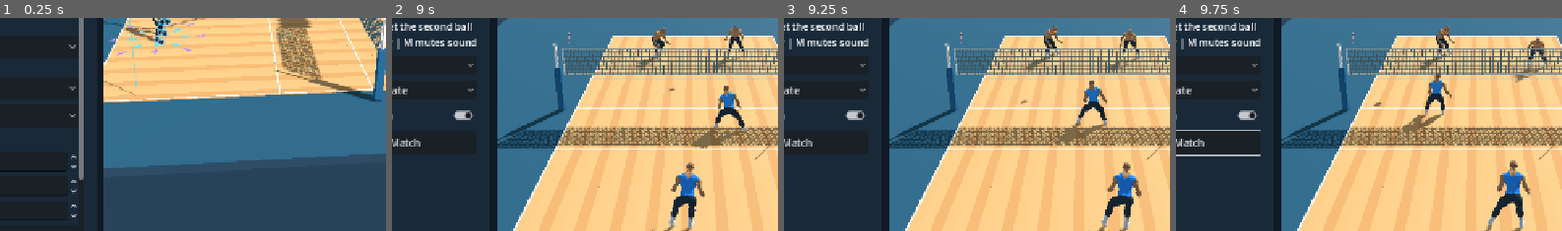
Above: before the commit, frames 1-4 (left to right).
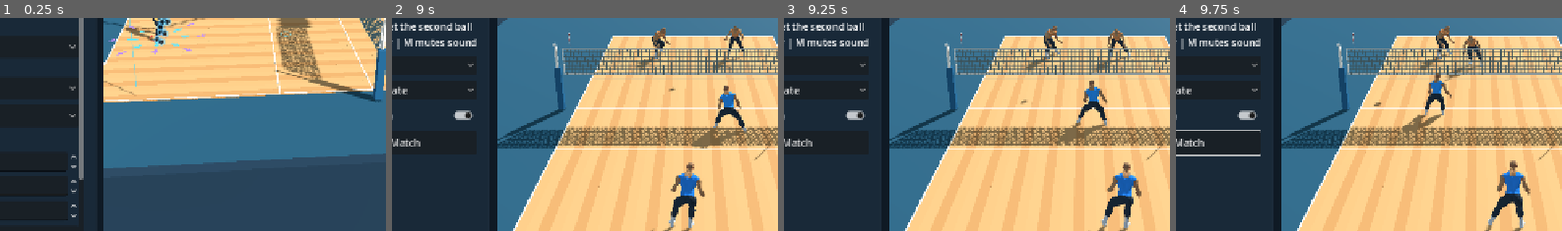
Above: after the commit, the same moments.

Repository: foreandr/volleyball
Game: Godot game, scene res://scenes/animation_editor.tscn
Two runs of this game, one before a commit and one after it. Both use one fixed random seed, a clock stepped at 60 frames per second and the inputs below. This scene is started directly instead of the project's main scene.
Inputs (mouse positions are % of the whole screen's width and height, from its top left):
- Up to frame 1 (0.25 s): no input
- Up to frame 2 (9 s): click "Back" at 0.5 s; click "Back" at 1.25 s; click "Demo Match | 2v2" at 2 s; click "Ball sounds (M)" at 2.75 s; click "Underhand" at 3.5 s; click "Blocker | Teammate" at 4.25 s; click "Watch CPU Match" at 5 s; click "Reset Match" at 5.75 s; tap Enter at 6.5 s; move the mouse to (72, 45) at 6.52 s; hold Right 6.53-7.25 s; tap Q at 6.6, 8.3 s; click (72, 45) at 6.67 s; tap Space at 6.77 s; drag from (30, 55) to (45, 71) at 7.27 s; move the mouse to (60, 27) at 8.02 s; hold Right 8.03-8.75 s; tap Z at 8.1 s; drag from (45, 71) to (19, 34) at 8.77 s
- Up to frame 3 (9.25 s): no input
- Up to frame 4 (9.75 s): move the mouse to (81, 66) at 9.52 s; hold Left from 9.53 s (still down); tap K at 9.6 s
The pictures show only the part of the screen within x 14-64%, y 43-93%; the shares and areas given below are measured in that part.

Frames 1-2 are identical in both runs. In frame 3, 0.8% of the frame differs, in the area x 80-93%, y 5-26%; in frame 4, 1.0%, in the area x 69-96%, y 8-31%.

Commit message:
Improve match sound, ball-facing sprint, and defensive saves

Diff:
--- a/scripts/bump_setting.gd
+++ b/scripts/bump_setting.gd
@@ -186,7 +186,8 @@
 	var center := ready_contact()
 	var target := Geometry3D.get_closest_point_to_segment(center,start,finish)
 	var offset := facing.inverse()*(to_global(target)-origin)
-	offset = offset.clamp(Vector3(-0.26,-0.19,0.18),Vector3(0.26,0.23,0.50))
+	var overhead := offset.y > 0.18
+	offset = offset.clamp(Vector3(-0.26,-0.19,0.05 if overhead else 0.18),Vector3(0.26,0.43,0.50))
 	if not tracked_hand_dig.is_finite(): tracked_hand_dig = Vector3(0.0,0.0,0.30)
 	tracked_hand_dig = tracked_hand_dig.lerp(offset,1.0-exp(-delta*34.0))
 	return to_local(origin+facing*tracked_hand_dig)
@@ -327,15 +328,15 @@
 		rig.set_bone_pose_position(bone,pose[bone].origin)
 		rig.set_bone_pose_rotation(bone,pose[bone].basis.orthonormalized().get_rotation_quaternion().normalized())
 
-func dig_contact_segment(first: Vector3, last: Vector3) -> PackedVector3Array:
+func dig_contact_segment(first: Vector3, last: Vector3, pancake := false) -> PackedVector3Array:
 	var rig: Skeleton3D = setter.skeleton
 	var closest := PackedVector3Array([first,Vector3.INF])
 	var gap := INF
-	for side in ["l","r"]:
+	for side in (["r"] if pancake else ["l","r"]):
 		var elbow := to_local(rig.to_global(rig.get_bone_global_pose(rig.find_bone("lowerarm_"+side)).origin))
 		var wrist := to_local(rig.to_global(rig.get_bone_global_pose(rig.find_bone("hand_"+side)).origin))
 		var fingers := to_local(rig.to_global(rig.get_bone_global_pose(rig.find_bone("middle_03_"+side)).origin))
-		var bones := [wrist,fingers] if hand_setting else [elbow,wrist,fingers]
+		var bones := [wrist,fingers] if hand_setting or pancake else [elbow,wrist,fingers]
 		for index in bones.size()-1:
 			var pair := Geometry3D.get_closest_points_between_segments(first,last,bones[index],bones[index+1])
 			var distance := pair[0].distance_squared_to(pair[1])
@@ -351,7 +352,7 @@
 	var attempted := is_finite(pressed_at)
 	var face_dig := hand_setting and defensive_hand_dig
 	if attempted and grade == Timing.Grade.WAITING:
-		var start_dig := not hand_setting and is_finite(dig_cue) and time >= dig_cue-0.17
+		var start_dig := is_finite(dig_cue) and time >= dig_cue-0.17
 		if not is_finite(pose_started_at) and (start_dig or progress >= 1.0-PLATFORM_PREP_TIME/APPROACH_TIME):
 			pose_started_at = maxf(pressed_at,time-delta)
 		if allow_auto_dive and not hand_setting and not setter_jumping and reach.is_empty(): low_save.plan(setter,path,time,end,clip)
@@ -397,10 +398,10 @@
 			var timing := (cue_arrival if is_finite(cue_arrival) and not low_save.active else time)-pressed_at
 			var green := timing >= green_start and timing <= green_end
 			if strict_dig:
-				var contact := dig_contact_segment(first,last)
+				var contact := dig_contact_segment(first,last,pancake)
 				point = contact[0]
 				center = contact[1]
-				cutoff = Net.RADIUS+(0.04 if hand_setting else 0.05)
+				cutoff = Net.RADIUS+(0.04 if hand_setting or pancake else 0.05)
 			var gap_after_adjustment := point.distance_to(center)
 			var receive_allowance := (0.0 if face_dig else green_hand_allowance) if hand_setting else green_forearm_allowance
 			var near_receive := green and not low_save.active and receive_allowance > 0.0 and gap_after_adjustment <= radius+receive_allowance
@@ -419,7 +420,9 @@
 				var facing := setter.global_basis.orthonormalized()
 				var offset := facing.inverse()*global_basis*(point-hand_dig_face())
 				var approach_velocity := facing.inverse()*global_basis*incoming
-				face_aligned = absf(offset.x) <= 0.29 and absf(offset.y) <= 0.28 and offset.z >= 0.05 and offset.z <= 0.68 and approach_velocity.z < -0.2
+				var directly_overhead := is_finite(dig_cue) and offset.y >= 0.12 and offset.y <= 0.48 and offset.z >= -0.16 and approach_velocity.y < -0.2
+				var in_front := absf(offset.y) <= 0.28 and offset.z >= 0.05 and approach_velocity.z < -0.2
+				face_aligned = absf(offset.x) <= 0.29 and offset.z <= 0.68 and (directly_overhead or in_front)
 			contact_check = {
 				"time":time,"surface":"hands" if hand_setting else ("palm" if pancake else "forearms"),"surface_center":center,
 				"ball_point":point,"gap_before_adjustment":gap,"gap":gap_after_adjustment,
--- a/scripts/preview_player_control.gd
+++ b/scripts/preview_player_control.gd
@@ -512,8 +512,11 @@
 		var facing := actor.basis.z.normalized()
 		step_direction = Vector2(travel.dot(facing.cross(Vector3.UP)),travel.dot(facing))
 	var quick_pace := sprint_requested and direction.length()>0.1 and stamina.can_sprint()
-	sprinting = quick_pace and ((not setting and step_direction.y>0.3) or (run_after_pass and direction.y>0.3))
-	var step_rate := QUICK_STEP_RATE if quick_pace else 1.0
+	var toward_ball := (setting_target-actor.global_position).slide(Vector3.UP).normalized() if setting else Vector3.ZERO
+	var ball_sprint := run_after_pass and setting and travel.normalized().dot(toward_ball) > 0.76 and step_direction.normalized().y > 0.76
+	sprinting = quick_pace and ((not setting and step_direction.y>0.3) or ball_sprint)
+	var quick_step := quick_pace if not run_after_pass else sprinting
+	var step_rate := QUICK_STEP_RATE if quick_step else 1.0
 	if setting:
 		setter_step_rate = move_toward(setter_step_rate,QUICK_STEP_RATE*step_rate,delta*7.0)
 		step_rate = setter_step_rate
@@ -545,7 +548,7 @@
 			session.pass_start = Vector2(actor.position.x,actor.position.z)
 	var now_moving := actor.position.distance_to(before)>0.00001
 	sprinting = sprinting and now_moving
-	if quick_pace and now_moving:
+	if quick_step and now_moving:
 		stamina.spend(Stamina.SPRINT_DRAIN*delta)
 	else:
 		stamina.recover(delta)
--- a/scripts/story_animations.gd
+++ b/scripts/story_animations.gd
@@ -309,8 +309,21 @@
 	match_sound.text = "Ball sounds (M)"
 	match_sound.focus_mode = Control.FOCUS_NONE
 	match_sound.button_pressed = not StorySession.attack_ball_audio_muted
-	match_sound.toggled.connect(func(enabled: bool): StorySession.attack_ball_audio_muted = not enabled)
+	match_sound.toggled.connect(demo_match.set_ball_sound)
 	tuning.add_child(match_sound)
+
+	var outputs := AudioServer.get_output_device_list()
+	if outputs.size() > 1:
+		tuning.add_child(label("Audio output",16))
+		var device := OptionButton.new()
+		device.focus_mode = Control.FOCUS_NONE
+		device.fit_to_longest_item = false
+		for output in outputs: device.add_item(output)
+		device.select(maxi(0,outputs.find(AudioServer.output_device)))
+		device.item_selected.connect(func(index: int):
+			AudioServer.output_device = outputs[index]
+			if match_sound.button_pressed: demo_match.play_touch(true))
+		tuning.add_child(device)
 
 func stop_demo_match() -> void:
 	if not is_instance_valid(demo_match): return
--- a/scripts/volleyball_match.gd
+++ b/scripts/volleyball_match.gd
@@ -55,6 +55,8 @@
 var last_input_technique := -1
 var serve: Node3D
 var touch_audio: AudioStreamPlayer
+var spike_audio: AudioStreamPlayer
+var net_audio: AudioStreamPlayer
 var floor_audio: AudioStreamPlayer
 var serve_style := 0
 var score := [0,0]
@@ -199,12 +201,11 @@
 	trajectory_style.shading_mode = BaseMaterial3D.SHADING_MODE_UNSHADED
 	trajectory_style.albedo_color = Color("62d9f0")
 	add_child(trajectory_node)
-	touch_audio = Net.contact_sound()
-	add_child(touch_audio)
-	floor_audio = AudioStreamPlayer.new()
-	floor_audio.stream = preload("res://assets/audio/ball_floor.wav")
-	floor_audio.volume_db = -6.0
-	add_child(floor_audio)
+	touch_audio = make_ball_audio(CONTACT_SOUND,3.0)
+	spike_audio = make_ball_audio(SPIKE_SOUND,2.0)
+	floor_audio = make_ball_audio(preload("res://assets/audio/ball_floor.wav"),1.5)
+	net_audio = Net.contact_sound()
+	add_child(net_audio)
 	begin_point()
 
 func stop() -> void:
@@ -493,12 +494,25 @@
 	stroke = "Spike"
 	launch(point,motion,"spike",index,spin_rate)
 
+func make_ball_audio(stream: AudioStream, gain: float) -> AudioStreamPlayer:
+	var player := AudioStreamPlayer.new()
+	player.stream = stream
+	player.volume_db = gain
+	player.max_polyphony = 3
+	add_child(player)
+	return player
+
+func set_ball_sound(enabled: bool) -> void:
+	StorySession.attack_ball_audio_muted = not enabled
+	if enabled:
+		play_touch(true)
+	else:
+		for player in [touch_audio,spike_audio,floor_audio,net_audio]: player.stop()
+
 func play_touch(strong := false) -> void:
 	if StorySession.attack_ball_audio_muted: return
-	touch_audio.stream = SPIKE_SOUND if strong else CONTACT_SOUND
-	touch_audio.volume_db = -3.0 if strong else -6.0
-	touch_audio.pitch_scale = 1.0
-	touch_audio.play()
+	var player := spike_audio if strong else touch_audio
+	player.play()
 
 func set_pin_for(index: int) -> Vector3:
 	var frame := frames[team(index)]
@@ -514,18 +528,27 @@
 	var fallback := Vector3(clampf(hitter.position.x,-3.75,3.75),0.065,3.20)
 	called_pin = fallback
 	var preferred := -3.75 if (rallies+team(index))%2 == 0 else 3.75
+	var opposition := 1-team(index)
+	var blocker: int = defender_assignment[opposition]
 	var best_cost := INF
 	for x in SET_PINS:
 		var candidate := Vector3(x,0.065,3.20)
 		var staging := candidate-Vector3.BACK*2.02
 		var gap := (staging-hitter.position).slide(Vector3.UP).length()
 		if gap > reach: continue
-		var cost := 0.28*gap+0.24*absf(x-preferred)-0.32*absf(x)
+		var blocker_gap := 0.0
+		if blocker >= 0:
+			var blocker_x := frame.to_local(players[blocker].global_position).x
+			blocker_gap = absf(x-blocker_x)
+		var cost := 0.37*gap+0.075*absf(x-preferred)-0.25*absf(x)-0.56*minf(blocker_gap,5.0)
 		if cost < best_cost:
 			best_cost = cost
 			called_pin = candidate
 	called_pin_flight = flight_number
 	return called_pin
+
+func defensive_ball() -> bool:
+	return flight_kind in ["spike","dump","block"] or (flight_kind == "free" and last_was_block)
 
 func queue_receive(index: int, technique: int) -> void:
 	var bump := platforms[index]
@@ -537,8 +560,8 @@
 	bump.green_forearm_allowance = 0.48 if is_human(index) else 0.30
 	bump.green_start = 0.0 if is_human(index) else 0.01
 	bump.green_end = 0.78 if is_human(index) else 0.55
-	bump.defensive_hand_dig = flight_kind in ["spike","dump"] and technique == 1
-	bump.allow_auto_dive = flight_kind not in ["spike","dump"]
+	bump.defensive_hand_dig = defensive_ball() and technique == 1
+	bump.allow_auto_dive = technique == 0 and (not is_human(index) or not defensive_ball())
 	bump.queue_bump(elapsed)
 	show_key(index,["Q","E","F"][technique])
 
@@ -604,7 +627,14 @@
 	var rig: Skeleton3D = actor.skeleton
 	var pose: Array[Transform3D] = []
 	for bone in rig.get_bone_count(): pose.append(rig.get_bone_pose(bone))
-	recoveries[index] = {"started":match_clock,"pose":pose}
+	var recovery := {"started":match_clock,"pose":pose}
+	var bump := platforms[index]
+	if bump.low_save.active:
+		recovery["save"] = bump.low_save
+		recovery["save_time"] = elapsed
+		recovery["save_release"] = bump.touch_time if is_finite(bump.touch_time) else bump.low_save.contact_time+0.07
+		bump.low_save = Bump.LowSave.new()
+	recoveries[index] = recovery
 	actor.animator.speed_scale = 1.0
 	actor.play_action("idle",0.0)
 
@@ -612,6 +642,14 @@
 	for index in recoveries.keys():
 		var recovery: Dictionary = recoveries[index]
 		var age := match_clock-float(recovery.started)
+		if recovery.has("save"):
+			var time := float(recovery.save_time)+age
+			if not recovery.save.finished(time):
+				recovery.save.sample(players[index],time,recovery.save_release)
+				animated[index] = true
+				continue
+			recoveries.erase(index)
+			continue
 		if age >= RECOVERY_TIME:
 			recoveries.erase(index)
 			continue
@@ -674,7 +712,9 @@
 		yaw = clampf(atan2(receive_facing.x,receive_facing.z),-1.03,1.03)
 	actor.rotation.y = rotate_toward(actor.rotation.y,yaw,delta*8.0)
 	var direction := actor.basis.inverse()*offset.normalized()
-	var sprint := chase and speed > 4.0 and offset.length() > 0.85 and direction.z > 0.78
+	var ball_heading := (ball.global_position-actor.global_position).slide(Vector3.UP).normalized()
+	var chase_heading := (target-actor.global_position).slide(Vector3.UP).normalized()
+	var sprint := chase and speed > 4.0 and offset.length() > 0.85 and direction.z > 0.76 and ball_heading.dot(chase_heading) > 0.68
 	var pace := speed if sprint else minf(speed,4.35)
 	var before := actor.position
 	actor.position = Court.clamp_setter(before+offset.limit_length(delta*pace),3.43)
@@ -735,12 +775,13 @@
 			cpu_fake_dump = can_fake and second_ball_options%5 == 2
 
 func overhead_available(index: int, technique: int) -> bool:
-	var height := 2.35 if technique == 2 else 1.92
+	var high_dig := defensive_ball() and technique == 1
+	var height := 2.35 if technique == 2 else (1.83 if high_dig else 1.92)
 	var at := arrival(height)
 	var point := frames[team(index)].to_local(path_point(at))
 	var actor := players[index]
 	var offset := (point-actor.position).slide(Vector3.UP)
-	var range_ := (0.76 if technique == 2 else 0.92)+minf(0.88,maxf(0.0,at-elapsed-0.29)*2.4)
+	var range_ := (0.76 if technique == 2 else (0.58 if high_dig else 0.92))+minf(0.88,maxf(0.0,at-elapsed-0.24)*2.4)
 	return point.z <= Net.NET_Z+0.05 and point.y >= height-0.12 and at < flight_end()-0.03 and point.z >= actor.position.z-0.24 and offset.length() <= range_
 
 func dig_intercept(index: int) -> float:
@@ -778,7 +819,8 @@
 	if is_human(index) and technique < 0: return
 	if is_human(index) and not is_finite(bump.pressed_at) and elapsed-request_age < 0.44: queue_receive(0,technique)
 	var height: float = [1.10,1.92,2.35][technique]
-	var is_dig := flight_kind in ["spike","dump"]
+	var is_dig := defensive_ball()
+	if is_dig and technique == 1: height = 1.83
 	var forearm_dig := technique == 0 and is_dig
 	var cpu_dig := forearm_dig and not is_human(index)
 	if not is_finite(next_touch_cue):
@@ -806,13 +848,15 @@
 			elif is_finite(bump.pressed_at):
 				speed = minf(speed,2.0)
 			move_cpu(index,target,delta,speed,face,cpu_dig or flight_kind == "serve")
-		var prep := 0.34 if technique == 2 else (0.28 if cpu_dig else 0.24)
+		var prep := 0.39 if technique == 2 else (0.32 if cpu_dig else 0.24)
 		if elapsed >= cue-prep: queue_receive(index,technique)
 	if not is_finite(bump.pressed_at): return
-	if technique == 2 and not jump_set_started[index] and cue-elapsed <= 0.29:
+	var jump_lead := 0.29 if is_human(index) else 0.35
+	var air_lead := 0.13 if is_human(index) else 0.20
+	if technique == 2 and not jump_set_started[index] and cue-elapsed <= jump_lead:
 		jump_set_started[index] = true
 		set_jumps[index].front_limit = 3.35
-		set_jumps[index].begin_set_jump(actor,clampf(cue-elapsed-0.13,0.055,0.16))
+		set_jumps[index].begin_set_jump(actor,clampf(cue-elapsed-air_lead,0.055,0.16))
 	var end := flight_end()
 	var path := func(t: float) -> Vector3: return frame.to_local(path_point(t))
 	var motion := (path_point(minf(end,elapsed+0.003))-path_point(maxf(0.0,elapsed-0.003)))/0.006
@@ -989,8 +1033,9 @@
 		var attack := frame.to_local(threat)
 		var line_goal := Vector3(attack.x,0.0,-2.9)
 		var cross_goal := Vector3(clampf(-attack.x*0.80,-3.7,3.7),0.0,depth)
-		var line_x := lane_at_depth(attack,line_goal,3.42)
-		var cross_x := lane_at_depth(attack,cross_goal,3.42)
+		var sideline := signf(attack.x) if absf(attack.x) > 0.20 else (1.0 if players[near].position.x >= 0.0 else -1.0)
+		var line_x := clampf(lane_at_depth(attack,line_goal,3.42)+sideline*0.46,-4.15,4.15)
+		var cross_x := lane_at_depth(attack,cross_goal,3.42)-sideline*0.22
 		if block_lane_flight[defense_side] != flight_number:
 			var line_cost := absf(players[near].position.x-line_x)+0.35*absf(players[deep].position.x-cross_goal.x)
 			var cross_cost := absf(players[near].position.x-cross_x)+0.35*absf(players[deep].position.x-line_goal.x)
@@ -1010,7 +1055,7 @@
 			hit_at = driver.swing_drive_started+driver.swing_drive_duration*0.95
 			var shot: Vector3 = frame.to_local(frames[hitter_side].to_global(driver.swing_aim))
 			var crossing := lane_at_depth(attack,shot,3.42)
-			x += clampf(crossing-x,-0.27,0.27)*0.45
+			x += clampf(crossing-x,-0.27,0.27)*(0.15 if take_line else 0.45)
 			var read_depth := clampf(lerpf(attack.z,shot.z,0.72),-3.65,-1.30)
 			var read_x := lane_at_depth(attack,shot,read_depth)
 			cover += clampf(read_x-cover,-1.1,1.1)
@@ -1145,7 +1190,7 @@
 		if net_hit.kind == "under":
 			award(1-team(last_player),"Under the net")
 			return
-		play_touch()
+		if not StorySession.attack_ball_audio_muted: net_audio.play()
 		var release: Vector3 = net_hit.release_point
 		var side_after_tape := 0 if release.z < Net.NET_Z else 1
 		if side_after_tape != receiving_team:
@@ -1169,7 +1214,7 @@
 			controls.sprint_requested = false
 			mobility = minf(mobility,0.45)
 		animated[0] = true
-		controls.move_player(motion,delta,false,ball.global_position,mobility,0.85,true,3.42,0.0,0.0,true)
+		controls.move_player(motion,delta,false,ball.global_position,mobility,0.15,true,3.42,0.0,0.0,true)
 	advance_attackers(delta)
 	if flight_number != current_flight: return
 	position_attack(delta)
